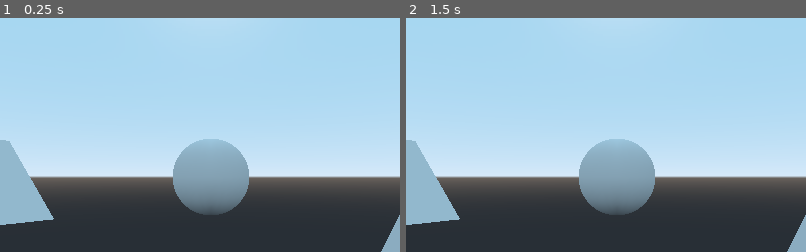
Above: before the commit, frames 1-2 (left to right).
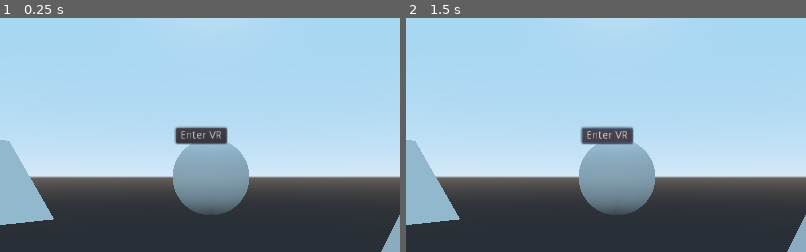
Above: after the commit, the same moments.

Repository: Jade1724/godot-xr-hands-on
Game: Godot game, scene res://World.tscn
The game is run twice, just before and just after one commit, with the same random seed, the same clock (stepped at 60 frames per second) and the same inputs.
Inputs (mouse positions are % of the whole screen's width and height, from its top left):
- Up to frame 1 (0.25 s): no input
- Up to frame 2 (1.5 s): click (49, 41) at 0.5 s, where only the run after the commit has a clickable "Enter VR"; click (49, 41) at 1.25 s, where only the run after the commit has a clickable "Enter VR"
The pictures show only the part of the screen within x 24-74%, y 16-66%; the shares and areas given below are measured in that part.

The runs differ from the first frame. In frame 1, 1.1% of the frame differs, in the area x 43-57%, y 46-55%; in frame 2, 1.1%.
Error before the commit: Attempt to call function 'connect' in base 'null instance' on a null instance. (res://World.gd:9)

Commit message:
Saved the scene World and exported runnable VR scene

Diff:
--- a/World.gd
+++ b/World.gd
@@ -6,7 +6,7 @@
 func _ready():
 	# We assume this node has a button as a child.
 	# This button is for the user to consent to entering immersive VR mode.
-	$Button.connect("pressed", self, "_on_Button_pressed")
+	$CanvasLayer/Button.connect("pressed", self, "_on_Button_pressed")
 
 	webxr_interface = ARVRServer.find_interface("WebXR")
 	if webxr_interface:
@@ -55,7 +55,7 @@
 		return
 
 func _webxr_session_started():
-	$Button.visible = false
+	$CanvasLayer/Button.visible = false
 	# This tells Godot to start rendering to the headset.
 	get_viewport().arvr = true
 	# This will be the reference space type you ultimately got, out of the
@@ -64,7 +64,7 @@
 	print ("Reference space type: " + webxr_interface.reference_space_type)
 
 func _webxr_session_ended():
-	$Button.visible = true
+	$CanvasLayer/Button.visible = true
 	# If the user exits immersive mode, then we tell Godot to render to the web
 	# page again.
 	get_viewport().arvr = false
--- a/World.tscn
+++ b/World.tscn
@@ -39,3 +39,12 @@
 skeleton = NodePath("../../LeftController")
 
 [node name="ARVRCamera" type="ARVRCamera" parent="ARVROrigin"]
+
+[node name="CanvasLayer" type="CanvasLayer" parent="."]
+
+[node name="Button" type="Button" parent="CanvasLayer"]
+margin_left = 467.0
+margin_top = 237.0
+margin_right = 532.0
+margin_bottom = 257.0
+text = "Enter VR"
--- a/project.godot
+++ b/project.godot
@@ -18,6 +18,10 @@
 
 singletons=[ "res://addons/godot-openxr/config/godot_openxr.gdnlib" ]
 
+[global]
+
+import=false
+
 [physics]
 
 common/enable_pause_aware_picking=true
@@ -25,4 +29,5 @@
 [rendering]
 
 quality/driver/driver_name="GLES2"
+vram_compression/import_etc=true
 environment/default_environment="res://default_env.tres"
Not shown, added: export_presets.cfg
